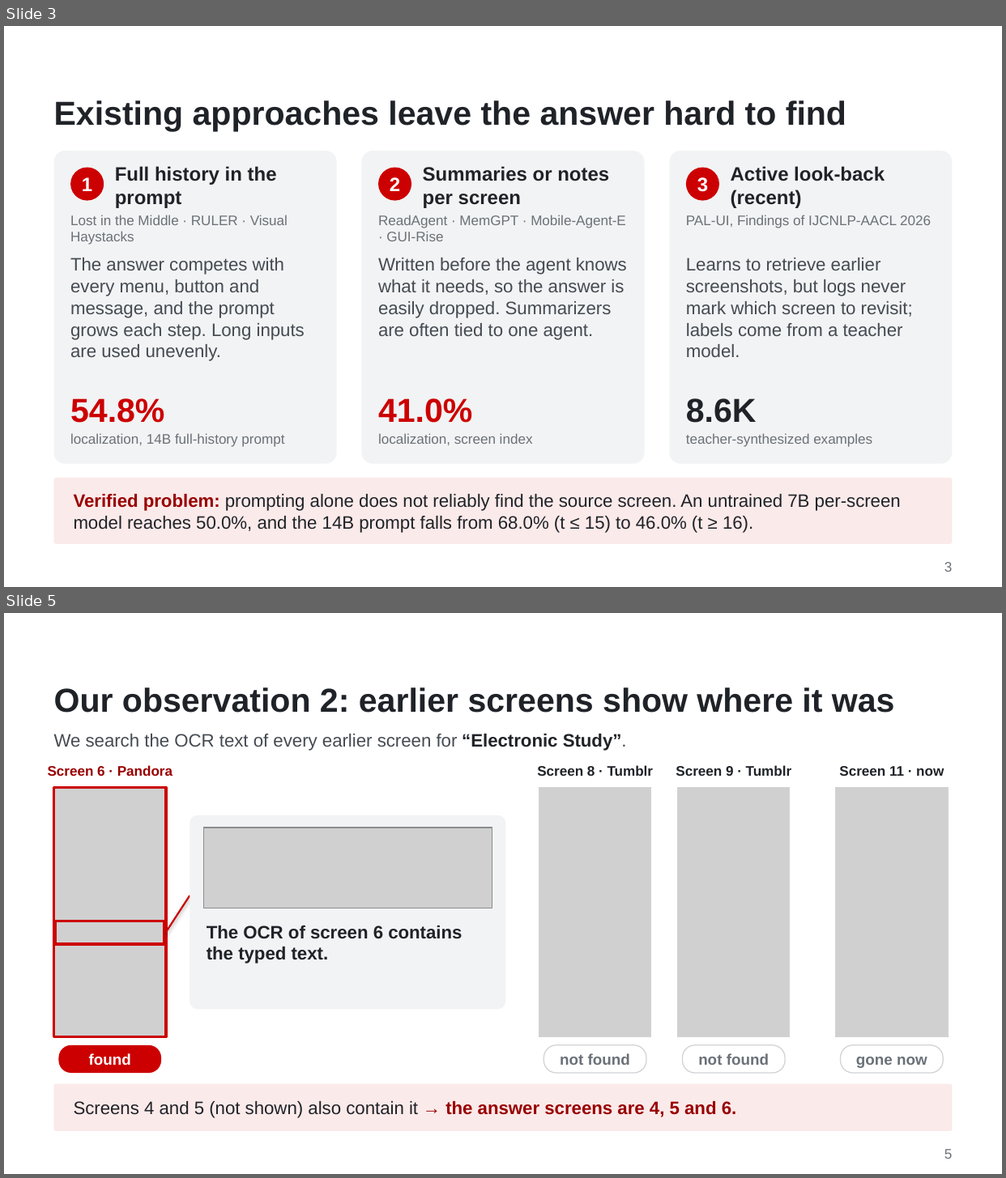
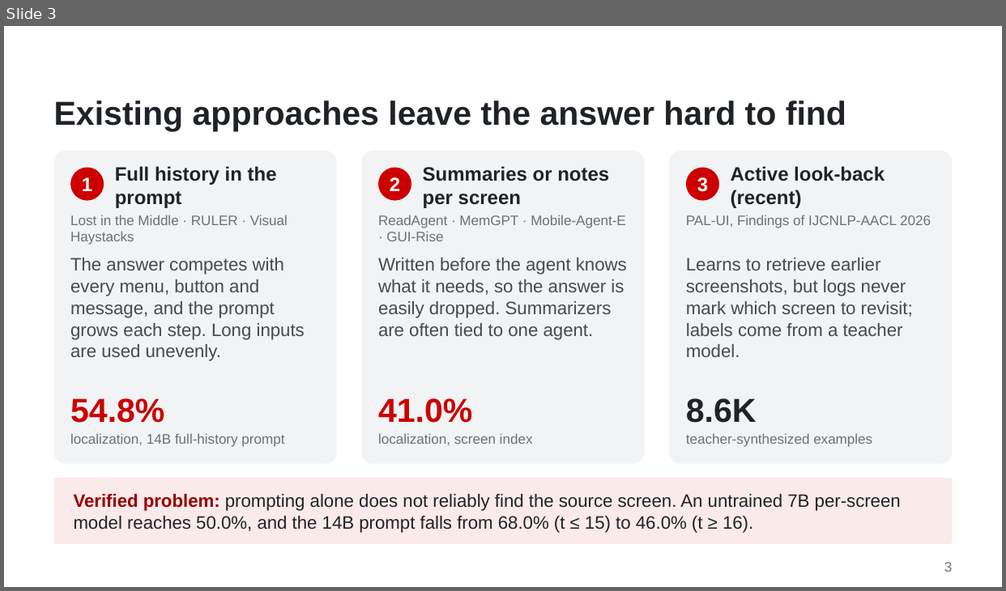
Before and after one commit to WMSlalalala/verifier-supervised-lookback, a slide deck: doc/Slides.pptx. Shown one above the other, each under a label of ours: slides 3 and 5 before the commit, slide 3 after it; the slides between them are not shown. The pictures are 1006x1178 and 1006x591 pixels, drawn with LibreOffice and Linux fonts; fonts in the diff are those of the drawing; grey boxes stand for pictures; background and template pictures are left out. Boxes give left, top, right and bottom in pixels: in the first picture for what was removed or moved away, otherwise in the second. Text is boxed around its words. In the diff, an @@ line names an element or a change of style, - is before the commit and + after.

```diff
--- a/doc/Slides.pptx
+++ b/doc/Slides.pptx
@@ slide 5 removed at [4,613,1002,1174], background #FFFFFF @@
@@ title removed at [54,688,895,713] @@
-Our observation 2: earlier screens show where it was
@@ text removed at [54,734,627,751] @@
-We search the OCR text of every earlier screen for “Electronic Study”.
@@ text removed at [48,765,172,776] @@
-Screen 6 · Pandora
@@ text removed at [537,765,654,776] @@
-Screen 8 · Tumblr
@@ text removed at [675,765,792,776] @@
-Screen 9 · Tumblr
@@ text removed at [839,766,944,776] @@
-Screen 11 · now
@@ picture removed at [54,788,166,1037] @@
@@ rectangle removed at [54,788,166,1037] @@
@@ picture removed at [539,788,650,1037] @@
@@ rectangle removed at [539,788,650,1037] @@
@@ picture removed at [678,788,790,1037] @@
@@ rectangle removed at [678,788,790,1037] @@
@@ picture removed at [835,788,947,1037] @@
@@ rectangle removed at [835,788,947,1037] @@
@@ rounded rectangle removed at [189,815,506,1009] @@
@@ picture removed at [203,828,492,909] @@
@@ line removed from (166, 932) to (189, 896) @@
@@ rectangle removed at [55,922,164,944] @@
@@ text removed at [206,926,462,964] @@
-The OCR of screen 6 contains the typed text.
@@ rounded rectangle removed at [59,1045,162,1073] @@
-found
@@ rounded rectangle removed at [544,1045,646,1073] @@
-not found
@@ rounded rectangle removed at [683,1045,786,1073] @@
-not found
@@ rounded rectangle removed at [840,1045,943,1073] @@
-gone now
@@ rounded rectangle removed at [54,1084,952,1131] @@
@@ text removed at [74,1101,737,1118] @@
-Screens 4 and 5 (not shown) also contain it → the answer screens are 4, 5 and 6.
@@ text removed at [944,1149,953,1159] @@
-5
```
Also in this commit, not shown: 8 slides changed, 3 slides added, 7 other slides removed, 6 other files.
